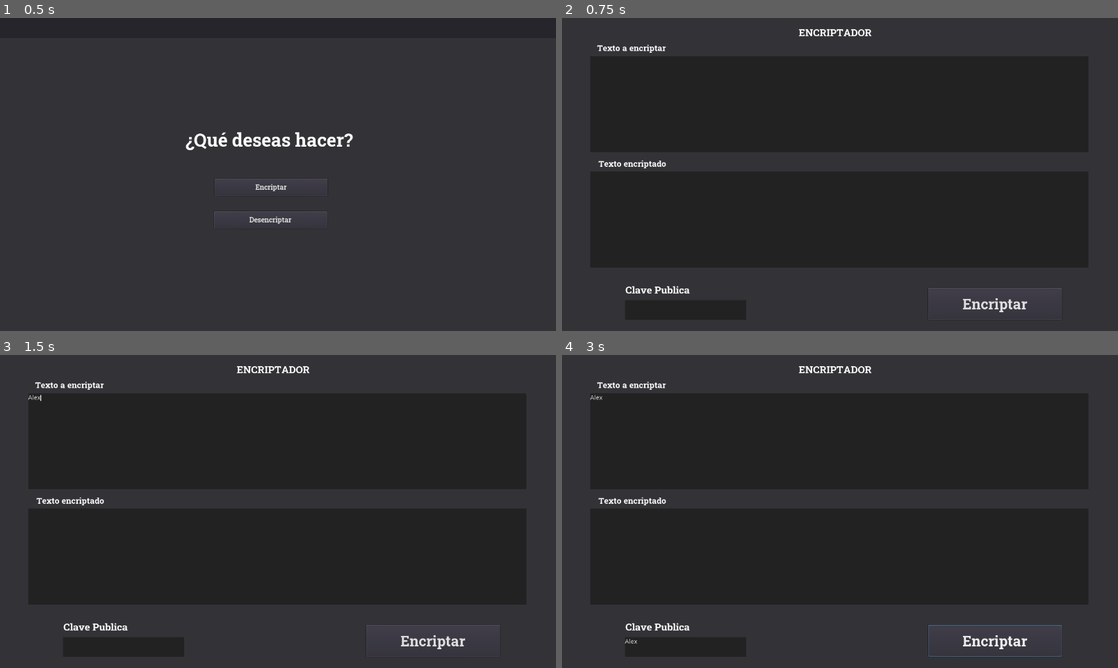
Above: before the commit, frames 1-4 (two rows, left to right).
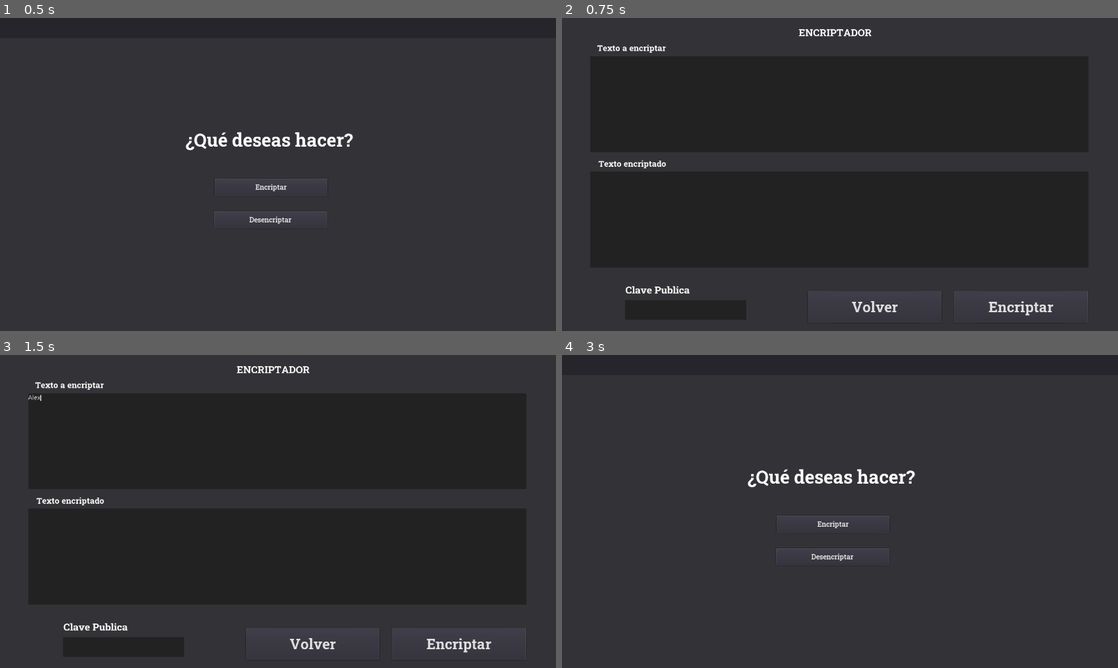
Above: after the commit, the same moments.

Repository: GuillermoHS/RepoPrueba
Game: Godot game, scene res://inicio.tscn
Two runs of this game, one before a commit and one after it. Both use one fixed random seed, a clock stepped at 60 frames per second and the inputs below.
Inputs (mouse positions are in pixels of both pictures, inside the frame that each line leads up to):
- Up to frame 1 (0.5 s): no input
- Up to frame 2 (0.75 s): click "Encriptar" at 0.5 s
- Up to frame 3 (1.5 s): click (278, 442) at 1.27 s; type "Alex" at 1.35 s
- Up to frame 4 (3 s): click (684, 646) at 1.5 s; type "Alex" at 1.58 s; click "Encriptar" at 2 s; click (873, 642) at 2.75 s, where only the run after the commit has a clickable "Volver"

Frame 1 is identical in both runs. In frame 2, 0.6% of the frame differs, in the area x 44-95%, y 86-97%; in frame 3, 0.6%; in frame 4, 4.0%, in the area x 5-90%, y 3-97%.

Commit message:
botones volver

Diff:
--- /dev/null
+++ b/Desencriptador.gd
@@ -0,0 +1,9 @@
+extends CanvasLayer
+
+# Called when the node enters the scene tree for the first time.
+func _ready():
+	pass # Replace with function body.
+
+# Funcion para volver a la escena de inicio
+func _on_Volver_pressed():
+	get_tree().change_scene("res://Inicio.tscn")
--- a/Desencriptador.tscn
+++ b/Desencriptador.tscn
@@ -1,26 +1,28 @@
-[gd_scene load_steps=7 format=2]
+[gd_scene load_steps=8 format=2]
 
 [ext_resource path="res://Fuentes/static/RobotoSlab-Bold.ttf" type="DynamicFontData" id=1]
+[ext_resource path="res://Desencriptador.gd" type="Script" id=2]
 
 [sub_resource type="DynamicFont" id=1]
 size = 23
 font_data = ExtResource( 1 )
 
-[sub_resource type="DynamicFont" id=2]
-size = 33
-font_data = ExtResource( 1 )
+[sub_resource type="StyleBoxFlat" id=2]
+bg_color = Color( 0.137255, 0.137255, 0.137255, 1 )
 
 [sub_resource type="StyleBoxFlat" id=3]
 bg_color = Color( 0.137255, 0.137255, 0.137255, 1 )
 
-[sub_resource type="StyleBoxFlat" id=4]
-bg_color = Color( 0.137255, 0.137255, 0.137255, 1 )
-
-[sub_resource type="DynamicFont" id=5]
+[sub_resource type="DynamicFont" id=4]
 size = 19
 font_data = ExtResource( 1 )
 
+[sub_resource type="DynamicFont" id=5]
+size = 33
+font_data = ExtResource( 1 )
+
 [node name="CanvasLayer" type="CanvasLayer"]
+script = ExtResource( 2 )
 
 [node name="Titulo" type="Label" parent="."]
 light_mask = 0
@@ -56,19 +58,6 @@
 "_edit_use_anchors_": false
 }
 
-[node name="Boton Encriptar" type="Button" parent="."]
-anchor_right = 1.0
-anchor_bottom = 1.0
-margin_left = 842.993
-margin_top = 621.46
-margin_right = -129.007
-margin_bottom = -25.5397
-custom_fonts/font = SubResource( 2 )
-text = "Encriptar"
-__meta__ = {
-"_edit_use_anchors_": false
-}
-
 [node name="TextEdit 1" type="TextEdit" parent="."]
 anchor_right = 1.0
 anchor_bottom = 1.0
@@ -111,9 +100,9 @@
 
 [node name="ColorRect" type="ColorRect" parent="ParallaxBackground"]
 margin_left = -16.4417
-margin_top = -19.1088
+margin_top = -17.6946
 margin_right = 1305.56
-margin_bottom = 753.891
+margin_bottom = 755.305
 color = Color( 0.203922, 0.203922, 0.219608, 1 )
 __meta__ = {
 "_edit_use_anchors_": false
@@ -153,3 +142,30 @@
 margin_right = 146.5
 margin_bottom = 49.5
 window_title = "Error"
+
+[node name="Boton Encriptar" type="Button" parent="."]
+anchor_right = 1.0
+anchor_bottom = 1.0
+margin_left = 903.286
+margin_top = 628.46
+margin_right = -68.7141
+margin_bottom = -18.5397
+custom_fonts/font = SubResource( 5 )
+text = "Encriptar"
+__meta__ = {
+"_edit_use_anchors_": false
+}
+
+[node name="Volver" type="Button" parent="."]
+anchor_right = 1.0
+anchor_bottom = 1.0
+margin_left = 541.993
+margin_top = 628.46
+margin_right = -430.007
+margin_bottom = -18.5397
+custom_fonts/font = SubResource( 5 )
+text = "Volver"
+__meta__ = {
+"_edit_use_anchors_": false
+}
+[connection signal="pressed" from="Volver" to="." method="_on_Volver_pressed"]
--- a/Encriptador.gd
+++ b/Encriptador.gd
@@ -4,3 +4,6 @@
 
 func _ready():
 	pass
+# Funcion para volver a la escena de inicio
+func _on_Volver_pressed():
+	get_tree().change_scene("res://Inicio.tscn")
--- a/Encriptador.tscn
+++ b/Encriptador.tscn
@@ -7,19 +7,32 @@
 size = 23
 font_data = ExtResource( 1 )
 
-[sub_resource type="DynamicFont" id=2]
-size = 33
-font_data = ExtResource( 1 )
+[sub_resource type="StyleBoxFlat" id=2]
+bg_color = Color( 0.137255, 0.137255, 0.137255, 1 )
 
 [sub_resource type="StyleBoxFlat" id=3]
 bg_color = Color( 0.137255, 0.137255, 0.137255, 1 )
 
-[sub_resource type="StyleBoxFlat" id=4]
-bg_color = Color( 0.137255, 0.137255, 0.137255, 1 )
+[sub_resource type="DynamicFont" id=4]
+size = 19
+font_data = ExtResource( 1 )
 
 [sub_resource type="DynamicFont" id=5]
-size = 19
+size = 33
 font_data = ExtResource( 1 )
+
+[sub_resource type="GDScript" id=6]
+resource_name = "Volver"
+script/source = "extends Button
+
+# Called when the node enters the scene tree for the first time.
+func _ready():
+	pass # Replace with function body.
+
+# Funcion para volver a la escena de inicio
+func _on_Volver_pressed():
+	get_tree().change_scene(\"res://Inicio.tscn\")
+"
 
 [node name="CanvasLayer" type="CanvasLayer"]
 script = ExtResource( 2 )
@@ -58,19 +71,6 @@
 "_edit_use_anchors_": false
 }
 
-[node name="Boton Encriptar" type="Button" parent="."]
-anchor_right = 1.0
-anchor_bottom = 1.0
-margin_left = 842.993
-margin_top = 621.46
-margin_right = -129.007
-margin_bottom = -25.5397
-custom_fonts/font = SubResource( 2 )
-text = "Encriptar"
-__meta__ = {
-"_edit_use_anchors_": false
-}
-
 [node name="TextEdit 1" type="TextEdit" parent="."]
 anchor_right = 1.0
 anchor_bottom = 1.0
@@ -112,10 +112,10 @@
 [node name="ParallaxBackground" type="ParallaxBackground" parent="."]
 
 [node name="ColorRect" type="ColorRect" parent="ParallaxBackground"]
-margin_left = -16.4417
-margin_top = -19.1088
-margin_right = 1305.56
-margin_bottom = 753.891
+margin_left = -14.4417
+margin_top = -17.1088
+margin_right = 1307.56
+margin_bottom = 755.891
 color = Color( 0.203922, 0.203922, 0.219608, 1 )
 __meta__ = {
 "_edit_use_anchors_": false
@@ -155,3 +155,31 @@
 margin_right = 147.5
 margin_bottom = 44.0
 window_title = "Error"
+
+[node name="Boton Encriptar" type="Button" parent="."]
+anchor_right = 1.0
+anchor_bottom = 1.0
+margin_left = 902.993
+margin_top = 628.46
+margin_right = -69.007
+margin_bottom = -18.5397
+custom_fonts/font = SubResource( 5 )
+text = "Encriptar"
+__meta__ = {
+"_edit_use_anchors_": false
+}
+
+[node name="Volver" type="Button" parent="."]
+anchor_right = 1.0
+anchor_bottom = 1.0
+margin_left = 565.993
+margin_top = 628.46
+margin_right = -406.007
+margin_bottom = -18.5397
+custom_fonts/font = SubResource( 5 )
+text = "Volver"
+script = SubResource( 6 )
+__meta__ = {
+"_edit_use_anchors_": false
+}
+[connection signal="pressed" from="Volver" to="." method="_on_Volver_pressed"]
--- a/inicio.gd
+++ b/inicio.gd
@@ -8,7 +8,6 @@
 func _on_Encriptar_pressed():
 	get_tree().change_scene("res://Encriptador.tscn")
 
-
 # Funcion para cambiar la escena a la de desencriptador al presionar el  boton
 func _on_Desencriptar_pressed():
 	get_tree().change_scene("res://Desencriptador.tscn")
Not shown: 5 places in Desencriptador.tscn that only renumber resources
Not shown: 6 places in Encriptador.tscn that only renumber resources
